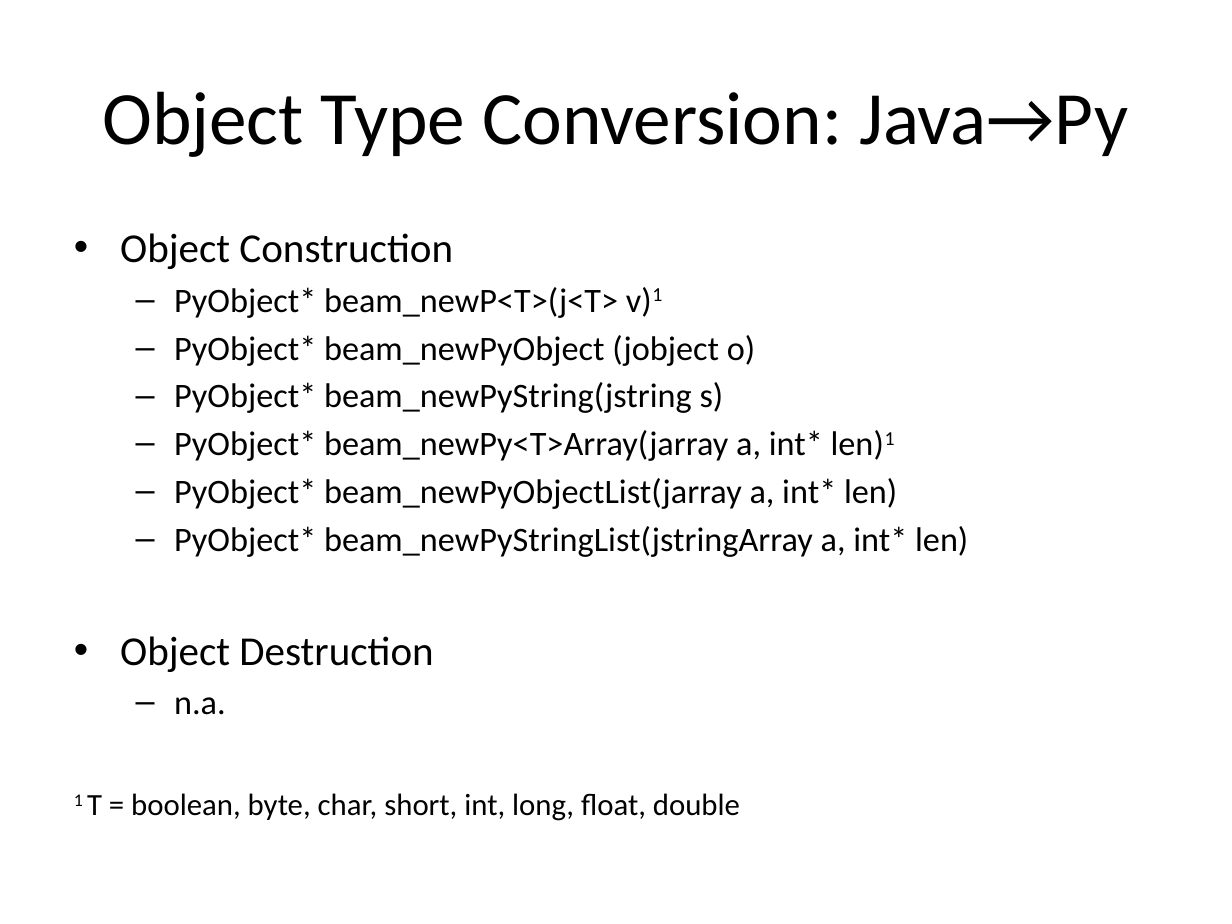
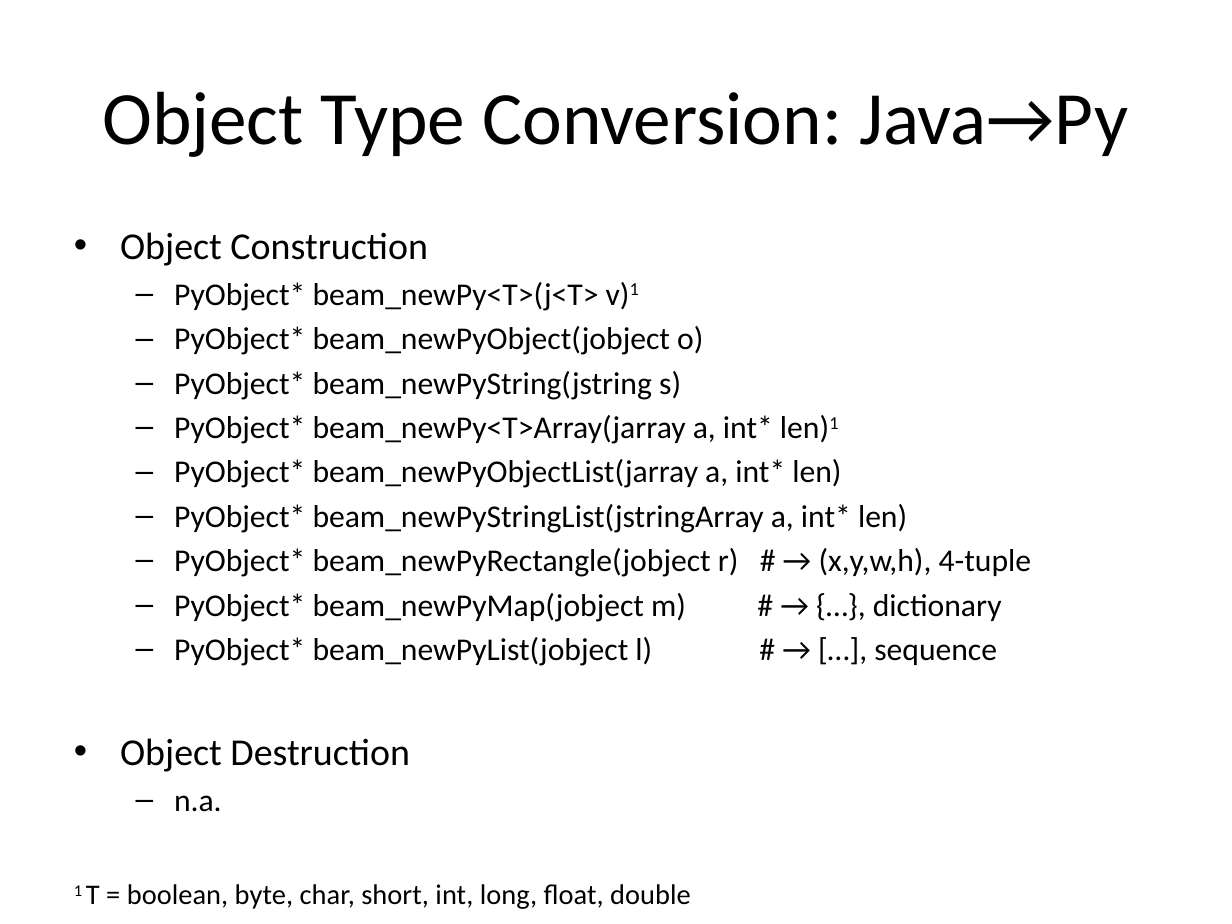
Before and after one commit to bcdev/beam-extapi, a slide deck: slide 16 of docs/beam-extapi.pptx. Drawn at 1232x924 pixels with LibreOffice and Linux fonts; fonts in the diff are those of the drawing. Boxes give left, top, right and bottom in pixels: in the first picture for what was removed or moved away, otherwise in the second. Text is boxed around its words. In the diff, an @@ line names an element or a change of style, - is before the commit and + after.

Commit message:
updated with overview of conversion functions

```diff
--- a/docs/beam-extapi.pptx
+++ b/docs/beam-extapi.pptx
@@ text at [74, 232, 907, 909]: size 24 to 22.2 pt in "Object Construction", "Object Destruction"; size 20 to 18.5 pt in "PyObject* beam_newPyString(jstring s)", "PyObject* beam_newPy<T>Array(jarray a, int* len)1", "PyObject* beam_newPyObjectList(jarray a, int* len)", "PyObject* beam_newPyStringList(jstringArray a, int* len)" and 1 more places; size 18 to 16.6 pt in "1 T = boolean, byte, char, short, ..." @@
@@ text at [174, 282, 703, 355]: text changed; size 20 to 18.5 pt @@
-  – PyObject* beam_newP<T>(j<T> v)1
-  – PyObject* beam_newPyObject (jobject o)
+  – PyObject* beam_newPy<T>(j<T> v)1
+  – PyObject* beam_newPyObject(jobject o)
@@ text at [174, 548, 1032, 666]: paragraphs added @@
+  – PyObject* beam_newPyRectangle(jobject r) # → (x,y,w,h), 4-tuple
+  – PyObject* beam_newPyMap(jobject m) # → {…}, dictionary
+  – PyObject* beam_newPyList(jobject l) # → […], sequence
```
Also in this commit, not shown: 5 other slides changed.
